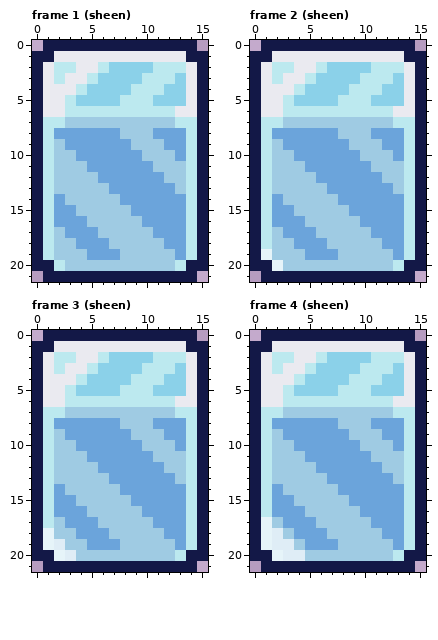
A pixel-art file gets an edit: block_man/data/ice_block.aseprite. The first picture shows the starting point.
16x22 pixels, 36 frames. Colours within 5 levels of each other are drawn and written as one. Shown: frame 1 (sheen), frame 2 (sheen), frame 3 (sheen), frame 4 (sheen). The commit also changed other frames, which this record leaves out.
Once edited:
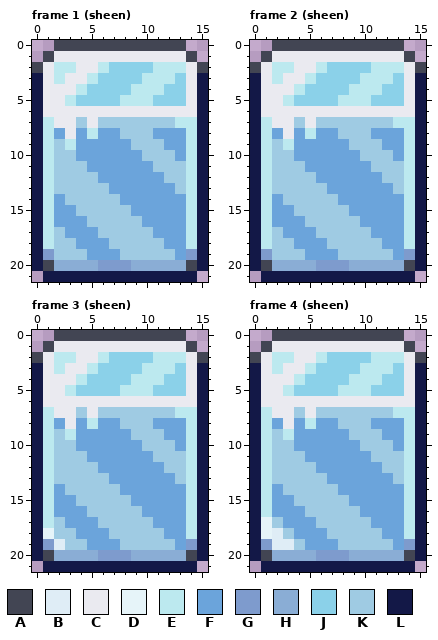
Palette (. is transparent): A #424553  B #dfedf6  C #eaeaf0  D #e6f4f9  E #bce9ef  F #6ba4db  G #7e9bcd  H #8aadd5  J #8bd1e9  K #9fcbe3  L #131847
Commit message: icy held block no longer loses its icicles randomly
The exact change:
layer "Layer 3" removed
--- frame 1 (sheen), layer "Layer 2"
@@ x 0..15 @@
- 0 .LLLLLLLLLLLLLL.
- 1 LLCCCCCCCCCCCCLL
- 2 LCEECCEJJJJEEECL
+ 0 ..AAAAAAAAAAAA..
+ 1 .ACCCCCCCCCCCCA.
+ 2 ACEECCEJJJJEEECA
  3 LCECCEJJJJEEEJCL
@@ x 0..15 @@
  5 LCCEJJJJEEEJJJCL
- 6 LCCEEEEEEEEEECCL
- 7 LEEKKKKKKKKKKEEL
- 8 LEFFFFFFKKKFFFEL
- 9 LEKFFFFFFKKKFFEL
+ 6 LCCCCCCCCCCCCCCL
+ 7 LECCKCKKKKKKKEEL
+ 8 LEFCFEFFKKKFFFEL
+ 9 LEKEFFFFFKKKFFEL
 10 LEKKFFFFFFKKKFEL
@@ x 0..15 @@
 18 LEKKFFFKKKKKFFEL
-19 LEKKKFFFKKKKKFEL
-20 LLEKKKKKKKKKKELL
+19 LGKKKFFFKKKKKFGL
+20 LAHHHHGGGHHHHHAL
 21 .LLLLLLLLLLLLLL.
--- frame 2 (sheen), layer "Layer 2"
@@ x 0..15 @@
- 0 .LLLLLLLLLLLLLL.
- 1 LLCCCCCCCCCCCCLL
- 2 LCEECCEJJJJEEECL
+ 0 ..AAAAAAAAAAAA..
+ 1 .ACCCCCCCCCCCCA.
+ 2 ACEECCEJJJJEEECA
  3 LCECCEJJJJEEEJCL
@@ x 0..15 @@
  5 LCCEJJJJEEEJJJCL
- 6 LCCEEEEEEEEEECCL
- 7 LEEKKKKKKKKKKEEL
- 8 LEFFFFFFKKKFFFEL
- 9 LEKFFFFFFKKKFFEL
+ 6 LCCCCCCCCCCCCCCL
+ 7 LECCKCKKKKKKKEEL
+ 8 LEFCFEFFKKKFFFEL
+ 9 LEKEFFFFFKKKFFEL
 10 LEKKFFFFFFKKKFEL
@@ x 0..15 @@
 18 LEKKFFFKKKKKFFEL
-19 LDKKKFFFKKKKKFEL
-20 LLDKKKKKKKKKKELL
+19 LGKKKFFFKKKKKFGL
+20 LAHHHHGGGHHHHHAL
 21 .LLLLLLLLLLLLLL.
--- frame 3 (sheen), layer "Layer 2"
@@ x 0..15 @@
- 0 .LLLLLLLLLLLLLL.
- 1 LLCCCCCCCCCCCCLL
- 2 LCEECCEJJJJEEECL
+ 0 ..AAAAAAAAAAAA..
+ 1 .ACCCCCCCCCCCCA.
+ 2 ACEECCEJJJJEEECA
  3 LCECCEJJJJEEEJCL
@@ x 0..15 @@
  5 LCCEJJJJEEEJJJCL
- 6 LCCEEEEEEEEEECCL
- 7 LEEKKKKKKKKKKEEL
- 8 LEFFFFFFKKKFFFEL
- 9 LEKFFFFFFKKKFFEL
+ 6 LCCCCCCCCCCCCCCL
+ 7 LECCKCKKKKKKKEEL
+ 8 LEFCFEFFKKKFFFEL
+ 9 LEKEFFFFFKKKFFEL
 10 LEKKFFFFFFKKKFEL
@@ x 0..15 @@
 18 LDKKFFFKKKKKFFEL
-19 LDBKKFFFKKKKKFEL
-20 LLDBKKKKKKKKKELL
+19 LGBKKFFFKKKKKFGL
+20 LAHHHHGGGHHHHHAL
 21 .LLLLLLLLLLLLLL.
--- frame 4 (sheen), layer "Layer 2"
@@ x 0..15 @@
- 0 .LLLLLLLLLLLLLL.
- 1 LLCCCCCCCCCCCCLL
- 2 LCEECCEJJJJEEECL
+ 0 ..AAAAAAAAAAAA..
+ 1 .ACCCCCCCCCCCCA.
+ 2 ACEECCEJJJJEEECA
  3 LCECCEJJJJEEEJCL
@@ x 0..15 @@
  5 LCCEJJJJEEEJJJCL
- 6 LCCEEEEEEEEEECCL
- 7 LEEKKKKKKKKKKEEL
- 8 LEFFFFFFKKKFFFEL
- 9 LEKFFFFFFKKKFFEL
+ 6 LCCCCCCCCCCCCCCL
+ 7 LECCKCKKKKKKKEEL
+ 8 LEFCFEFFKKKFFFEL
+ 9 LEKEFFFFFKKKFFEL
 10 LEKKFFFFFFKKKFEL
@@ x 0..15 @@
 18 LDBKFFFKKKKKFFEL
-19 LDBBKFFFKKKKKFEL
-20 LLDBBKKKKKKKKELL
+19 LGBBKFFFKKKKKFGL
+20 LAHHHHGGGHHHHHAL
 21 .LLLLLLLLLLLLLL.
